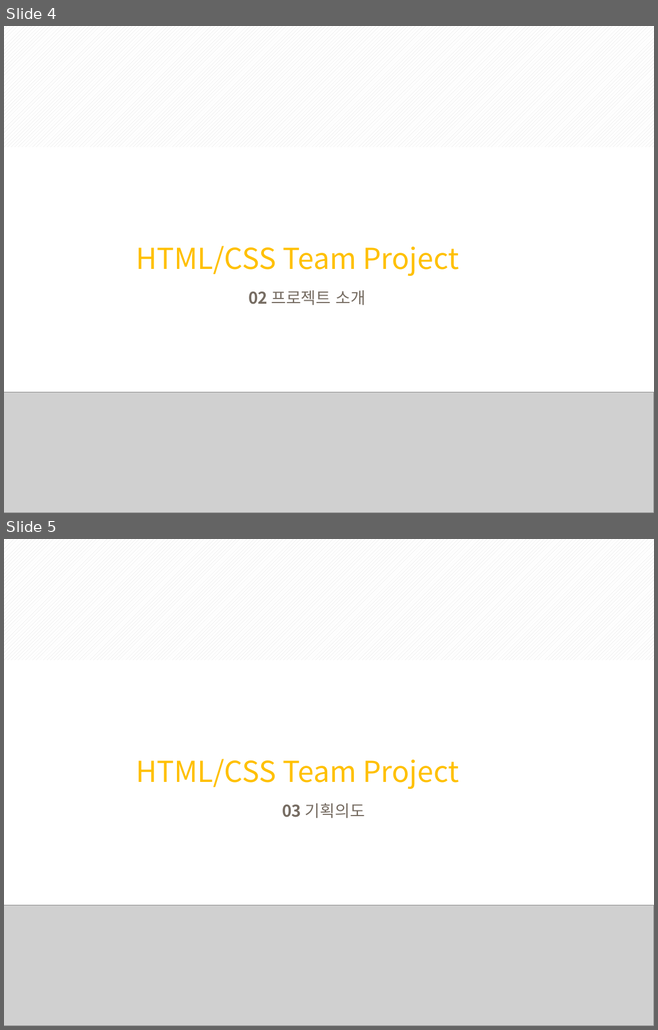
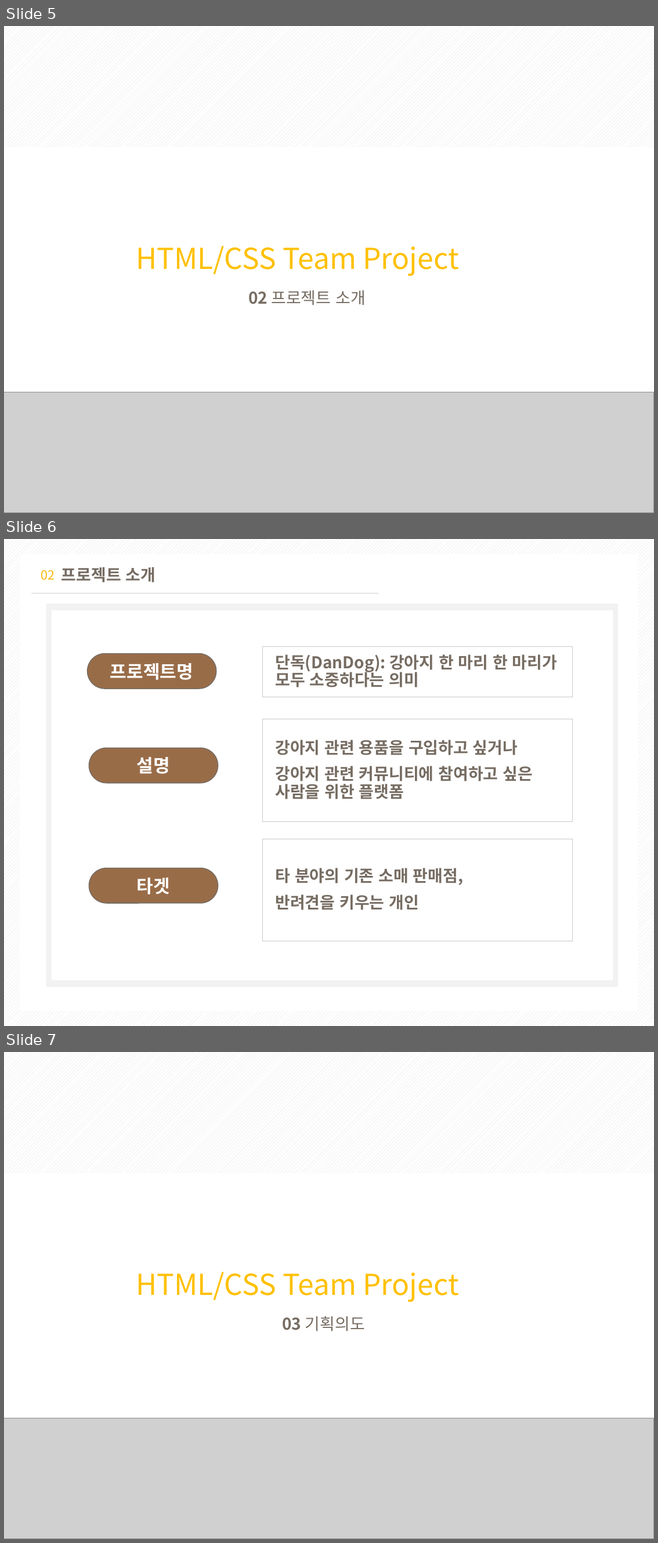
Before and after one commit to jeseung2/teamproject, a slide deck: pjt/teamPjt.pptx. Shown one above the other, each under a label of ours: slides 4 and 5 before the commit, slides 5, 6 and 7 after it. The pictures are 658x1030 and 658x1543 pixels, drawn with LibreOffice and Linux fonts; fonts in the diff are those of the drawing; grey boxes stand for pictures. Boxes give left, top, right and bottom in pixels: in the first picture for what was removed or moved away, otherwise in the second. Text is boxed around its words. In the diff, an @@ line names an element or a change of style, - is before the commit and + after.

```diff
--- a/pjt/teamPjt.pptx
+++ b/pjt/teamPjt.pptx
@@ slide 6 added at <box>4,539,654,1026</box>, background pattern #D9D9D9 on #FFFFFF @@
@@ rectangle added at <box>20,554,637,1011</box>, fill #FFFFFF @@
@@ text added at <box>41,570,55,580</box>, 14 pt, text gradient #FBB915 to #FDB814 @@
+02
@@ text added at <box>61,567,156,583</box>, 18 pt, text #766C62, bold @@
+프로젝트 소개
@@ line added from (31, 593) to (378, 593), #D0CECE 0.25 pt @@
@@ rectangle added at <box>46,603,618,987</box>, fill #F2F2F2 @@
@@ rectangle added at <box>52,610,612,981</box>, fill #FFFFFF @@
@@ rounded rectangle added at <box>87,653,216,689</box>, fill #996C48, outline #766C62 1 pt, 20 pt, text #FFFFFF, bold @@
+프로젝트명
@@ text added at <box>263,647,572,697</box>, outline #C9C9C9 0.75 pt, 18 pt, text #766C62, bold @@
+단독(DanDog): 강아지 한 마리 한 마리가 모두 소중하다는 의미
@@ text added at <box>263,719,572,821</box>, outline #C9C9C9 0.75 pt, 18 pt, text #766C62, bold @@
+강아지 관련 용품을 구입하고 싶거나
+강아지 관련 커뮤니티에 참여하고 싶은 사람을 위한 플랫폼
@@ rounded rectangle added at <box>89,748,217,783</box>, fill #996C48, outline #766C62 1 pt, 20 pt, text #FFFFFF, bold @@
+설명
@@ text added at <box>263,839,572,941</box>, outline #C9C9C9 0.75 pt, 18 pt, text #766C62, bold @@
+타 분야의 기존 소매 판매점,
+반려견을 키우는 개인
@@ rounded rectangle added at <box>89,868,217,903</box>, fill #996C48, outline #766C62 1 pt, 20 pt, text #FFFFFF, bold @@
+타겟
@@ what was slide 4 is now slide 5 @@
@@ what was slide 5 is now slide 7 @@
```
Also in this commit, not shown: 4 slides changed, 5 other slides added.
